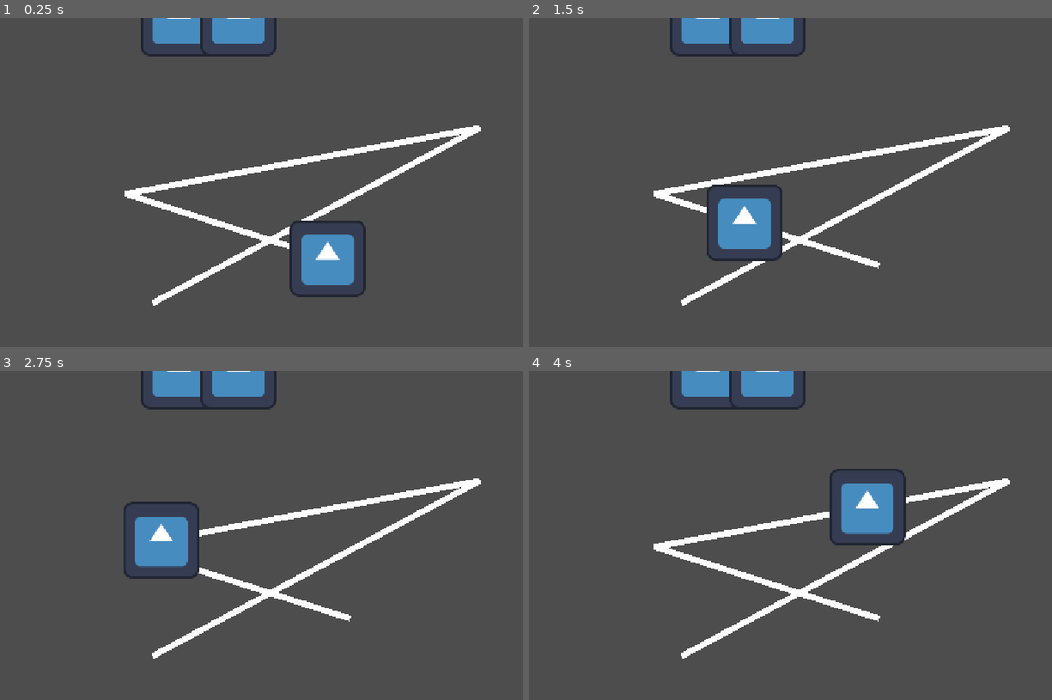
Above: before the commit, frames 1-4 (two rows, left to right).
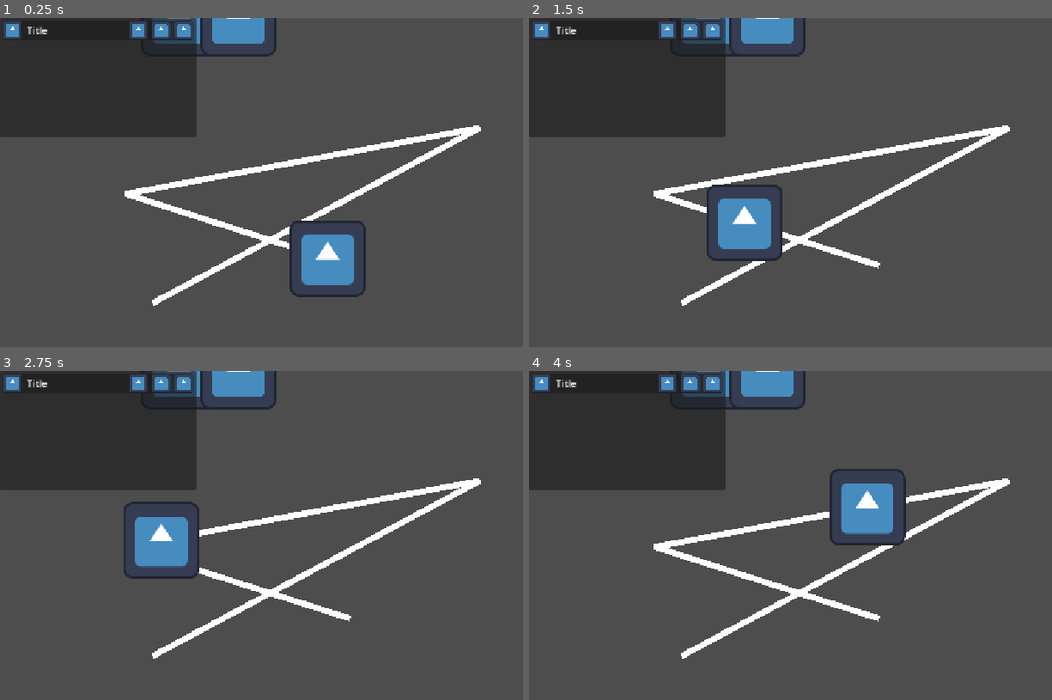
Above: after the commit, the same moments.

Repository: Novali91/CameraGame
Game: Godot game, scene res://03_OS/01_Windows/os_window.tscn
Two runs of this game, one before a commit and one after it. Both use one fixed random seed, a clock stepped at 60 frames per second and the inputs below. This scene is started directly instead of the project's main scene. The engine's default icon, where the game draws it, is replaced by a stand-in: a white triangle on a blue panel in a dark square.
Inputs (mouse positions are in pixels of both pictures, inside the frame that each line leads up to):
- Up to frame 1 (0.25 s): no input
- Up to frame 2 (1.5 s): click (664, 31) at 0.52 s; click (691, 31) at 1.27 s
- Up to frame 3 (2.75 s): click (135, 384) at 2.02 s
- Up to frame 4 (4 s): click (691, 384) at 2.77 s; click (664, 384) at 3.52 s

The runs differ from the first frame. In frame 1, 13% of the frame differs, in the area x 0-38%, y 0-37%; in frame 2, 13%; in frame 3, 13%; in frame 4, 13%.

Commit message:
More functionality for windows

Diff:
--- /dev/null
+++ b/03_OS/01_Windows/01_Bar/01_Buttons/close.gd
@@ -0,0 +1,11 @@
+extends TextureButton
+
+
+# Called when the node enters the scene tree for the first time.
+func _ready() -> void:
+	pass # Replace with function body.
+
+
+# Called every frame. 'delta' is the elapsed time since the previous frame.
+func _process(delta: float) -> void:
+	pass
--- /dev/null
+++ b/03_OS/01_Windows/01_Bar/01_Buttons/maximize.gd
@@ -0,0 +1,18 @@
+extends TextureButton
+
+var is_max: bool = false
+
+signal clicked(bool)
+# Called when the node enters the scene tree for the first time.
+func _ready() -> void:
+	pressed.connect(_is_pressed)
+	pass # Replace with function body.
+
+
+# Called every frame. 'delta' is the elapsed time since the previous frame.
+func _process(delta: float) -> void:
+	pass
+
+func _is_pressed() -> void:
+	clicked.emit(is_max)
+	is_max = not is_max
--- /dev/null
+++ b/03_OS/01_Windows/01_Bar/01_Buttons/minimize.gd
@@ -0,0 +1,10 @@
+extends TextureButton
+
+# Called when the node enters the scene tree for the first time.
+func _ready() -> void:
+	pass # Replace with function body.
+
+
+# Called every frame. 'delta' is the elapsed time since the previous frame.
+func _process(delta: float) -> void:
+	pass
--- a/03_OS/01_Windows/01_Bar/os_bar.gd
+++ b/03_OS/01_Windows/01_Bar/os_bar.gd
@@ -4,12 +4,34 @@
 ## Height: 44 pixels
 ## Button size: 32x32, icon is 32x32
 
+signal close_pressed
+signal minimize_pressed
+signal maximize_pressed
+
+@onready var _maximize: TextureButton = $HBoxContainer/HBoxContainer/Maximize
+@onready var _minimize: TextureButton = $HBoxContainer/HBoxContainer/Minimize
+@onready var _close: TextureButton = $HBoxContainer/HBoxContainer/Close
+
 
 # Called when the node enters the scene tree for the first time.
 func _ready() -> void:
+
+	_maximize.clicked.connect(_maximize_pressed_emit)
+	_minimize.pressed.connect(_minimize_pressed_emit)
+	_close.pressed.connect(_close_pressed_emit)
+
 	pass # Replace with function body.
 
 
 # Called every frame. 'delta' is the elapsed time since the previous frame.
 func _process(delta: float) -> void:
 	pass
+
+func _close_pressed_emit() -> void:
+	close_pressed.emit()
+
+func _maximize_pressed_emit(is_max: bool) -> void:
+	maximize_pressed.emit(is_max)
+
+func _minimize_pressed_emit() -> void:
+	minimize_pressed.emit()
--- a/03_OS/01_Windows/01_Bar/os_bar.tscn
+++ b/03_OS/01_Windows/01_Bar/os_bar.tscn
@@ -2,6 +2,9 @@
 
 [ext_resource type="Script" uid="uid://c313r1hf01g2d" path="res://03_OS/01_Windows/01_Bar/os_bar.gd" id="1_t0t7v"]
 [ext_resource type="Texture2D" uid="uid://cq173gc7oa86x" path="res://icon.svg" id="2_vbvhy"]
+[ext_resource type="Script" uid="uid://d1qo5loi53c3p" path="res://03_OS/01_Windows/01_Bar/01_Buttons/minimize.gd" id="3_7v5ng"]
+[ext_resource type="Script" uid="uid://cly2oejkpx380" path="res://03_OS/01_Windows/01_Bar/01_Buttons/maximize.gd" id="4_anu4y"]
+[ext_resource type="Script" uid="uid://pop1p57pehlr" path="res://03_OS/01_Windows/01_Bar/01_Buttons/close.gd" id="5_csmlv"]
 
 [node name="OSBar" type="PanelContainer" unique_id=2124201171]
 offset_right = 212.0
@@ -10,6 +13,7 @@
 
 [node name="HBoxContainer" type="HBoxContainer" parent="." unique_id=1031264196]
 layout_mode = 2
+size_flags_vertical = 0
 theme_override_constants/separation = 8
 
 [node name="TextureRect" type="TextureRect" parent="HBoxContainer" unique_id=1853550128]
@@ -40,6 +44,7 @@
 texture_normal = ExtResource("2_vbvhy")
 ignore_texture_size = true
 stretch_mode = 0
+script = ExtResource("3_7v5ng")
 
 [node name="Maximize" type="TextureButton" parent="HBoxContainer/HBoxContainer" unique_id=778596231]
 custom_minimum_size = Vector2(32, 32)
@@ -47,6 +52,7 @@
 texture_normal = ExtResource("2_vbvhy")
 ignore_texture_size = true
 stretch_mode = 0
+script = ExtResource("4_anu4y")
 
 [node name="Close" type="TextureButton" parent="HBoxContainer/HBoxContainer" unique_id=1416862761]
 custom_minimum_size = Vector2(32, 32)
@@ -54,3 +60,4 @@
 texture_normal = ExtResource("2_vbvhy")
 ignore_texture_size = true
 stretch_mode = 0
+script = ExtResource("5_csmlv")
--- a/03_OS/01_Windows/os_window.gd
+++ b/03_OS/01_Windows/os_window.gd
@@ -1,10 +1,28 @@
 class_name OSWindow
 extends Control
 
+@onready var _os_bar: OSBar = $PanelContainer/MarginContainer/VBoxContainer/OSBar
+
+
 
 func _ready() -> void:
+	_os_bar.close_pressed.connect(_close)
+	_os_bar.minimize_pressed.connect(_minimize)
+	_os_bar.maximize_pressed.connect(_maximize)
 	pass
 
 
 func _process(delta: float) -> void:
 	pass
+
+func _minimize() -> void:
+	print("min")
+	pass
+
+func _maximize(is_max: bool) -> void:
+	print(is_max)
+	pass
+
+func _close() -> void:
+	print("close")
+	pass
--- a/03_OS/01_Windows/os_window.tscn
+++ b/03_OS/01_Windows/os_window.tscn
@@ -1,8 +1,32 @@
 [gd_scene format=3 uid="uid://c08vlsgl8ea82"]
 
 [ext_resource type="Script" uid="uid://7j7r80sx0lyf" path="res://03_OS/01_Windows/os_window.gd" id="1_uxbqq"]
+[ext_resource type="PackedScene" uid="uid://bunmb3p2ikbb6" path="res://03_OS/01_Windows/01_Bar/os_bar.tscn" id="2_ttbdv"]
 
 [node name="OSWindow" type="Control" unique_id=1105901653]
 layout_mode = 3
 anchors_preset = 0
 script = ExtResource("1_uxbqq")
+
+[node name="PanelContainer" type="PanelContainer" parent="." unique_id=776590632]
+custom_minimum_size = Vector2(200, 200)
+layout_mode = 0
+offset_right = 329.0
+offset_bottom = 200.0
+
+[node name="MarginContainer" type="MarginContainer" parent="PanelContainer" unique_id=361568993]
+layout_mode = 2
+theme_override_constants/margin_left = 5
+theme_override_constants/margin_top = 5
+theme_override_constants/margin_right = 5
+theme_override_constants/margin_bottom = 5
+
+[node name="VBoxContainer" type="VBoxContainer" parent="PanelContainer/MarginContainer" unique_id=1863261995]
+layout_mode = 2
+
+[node name="OSBar" parent="PanelContainer/MarginContainer/VBoxContainer" unique_id=2124201171 instance=ExtResource("2_ttbdv")]
+layout_mode = 2
+
+[node name="Control" type="Control" parent="PanelContainer/MarginContainer/VBoxContainer" unique_id=1112528772]
+layout_mode = 2
+size_flags_vertical = 3
--- /dev/null
+++ b/09_Test/JOEYTEST!.tscn
@@ -0,0 +1,3 @@
+[gd_scene format=3 uid="uid://lvqq5h2wxe8o"]
+
+[node name="Joeytest!" type="Node" unique_id=1082100729]
Not shown, added: 03_OS/01_Windows/01_Bar/01_Buttons/close.gd.uid
Not shown, added: 03_OS/01_Windows/01_Bar/01_Buttons/maximize.gd.uid
Not shown, added: 03_OS/01_Windows/01_Bar/01_Buttons/minimize.gd.uid
